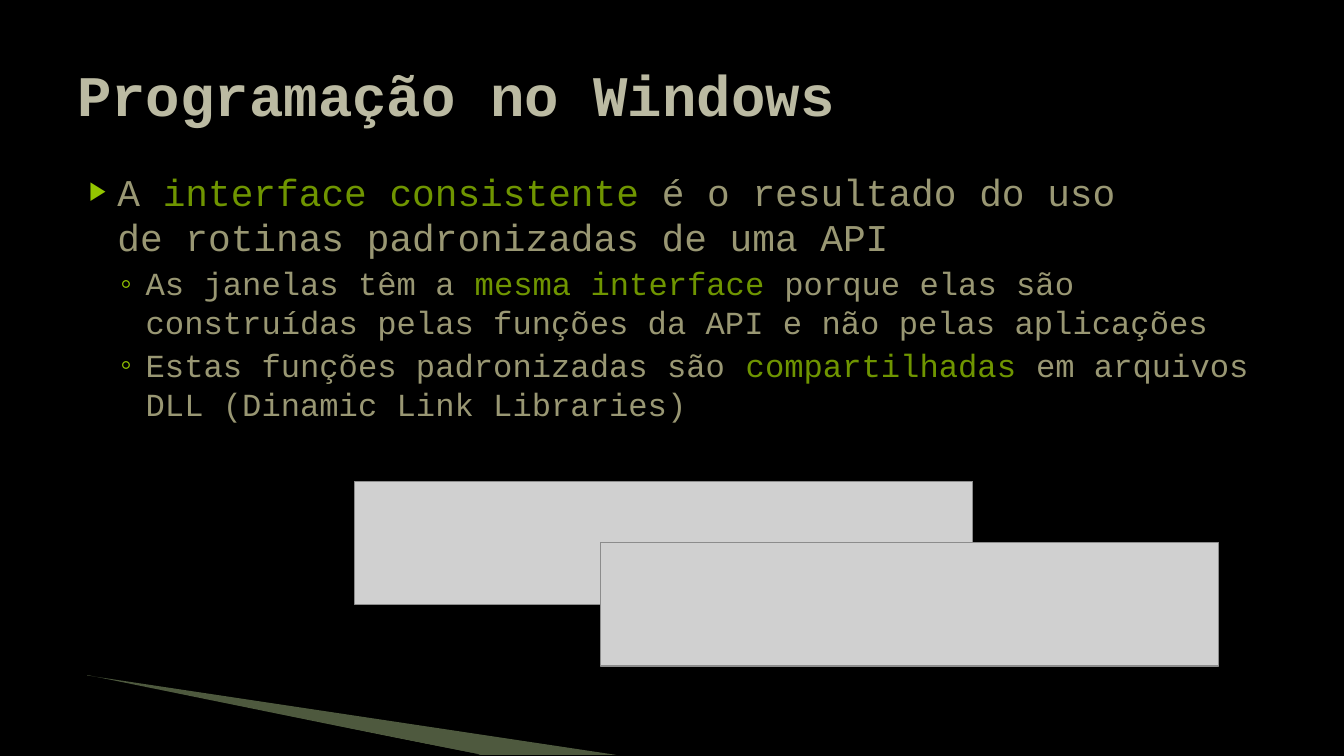
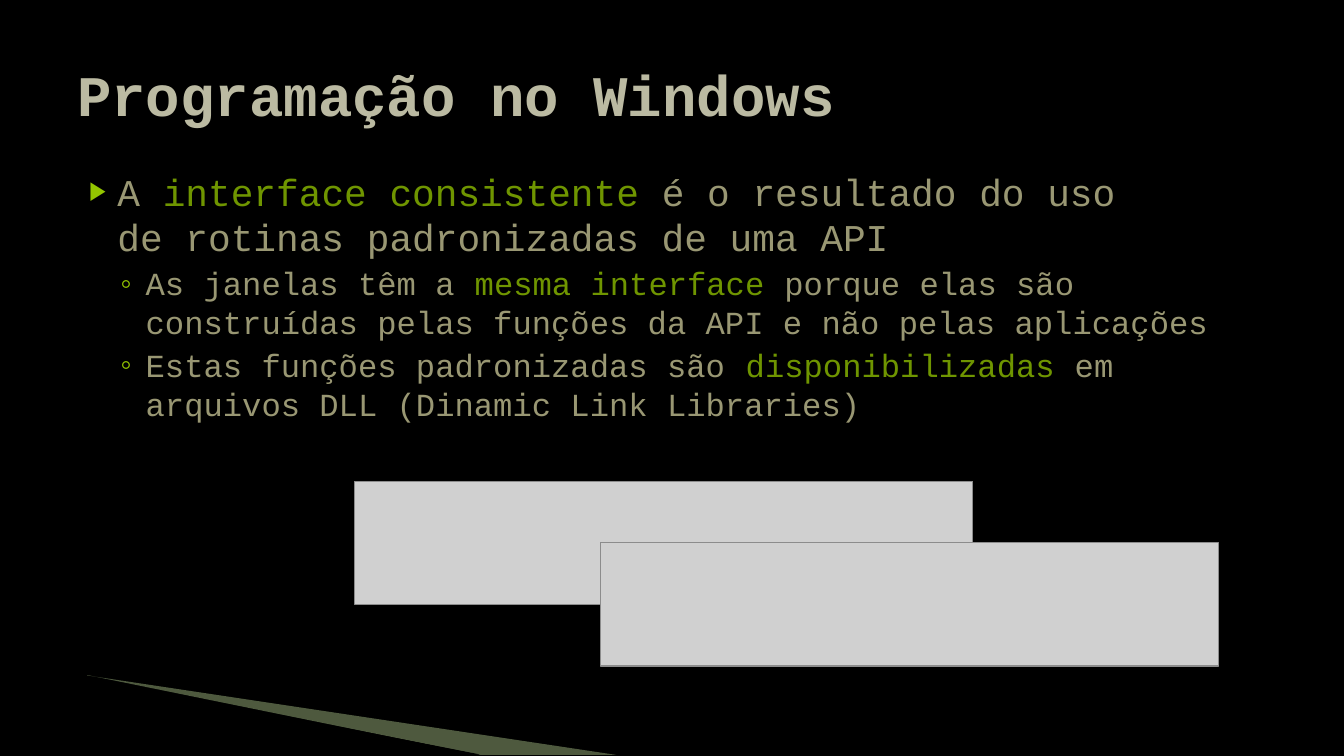
Before and after one commit to JudsonSS/Jogos, a slide deck: slide 5 of Slides/01. Programação Windows.pptx. Drawn at 1344x756 pixels with LibreOffice and Linux fonts; fonts in the diff are those of the drawing; grey boxes stand for pictures; background and template pictures are left out. Boxes give left, top, right and bottom in pixels: in the first picture for what was removed or moved away, otherwise in the second. Text is boxed around its words. In the diff, an @@ line names an element or a change of style, - is before the commit and + after.

```diff
--- a/Slides/01. Programação Windows.pptx
+++ b/Slides/01. Programação Windows.pptx
@@ text at (146,354,1114,423): text changed @@
-  ◦ Estas funções padronizadas são compartilhadas em arquivos DLL (Dinamic Link Libraries)
+  ◦ Estas funções padronizadas são disponibilizadas em arquivos DLL (Dinamic Link Libraries)
```
Also in this commit, not shown: 10 other slides changed.
